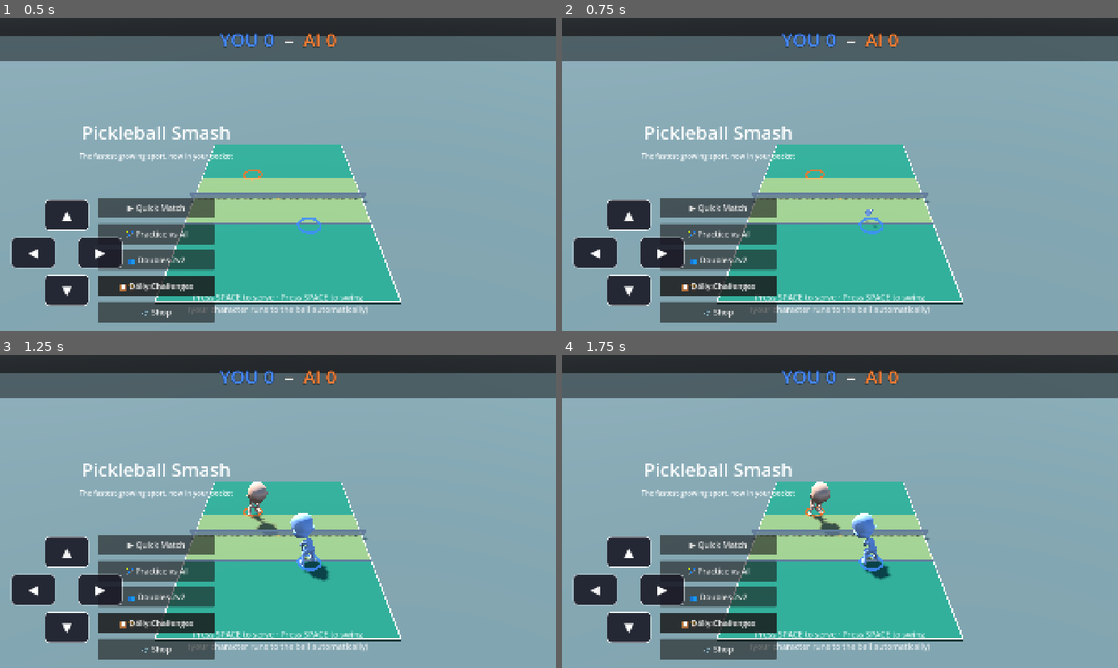
Above: before the commit, frames 1-4 (two rows, left to right).
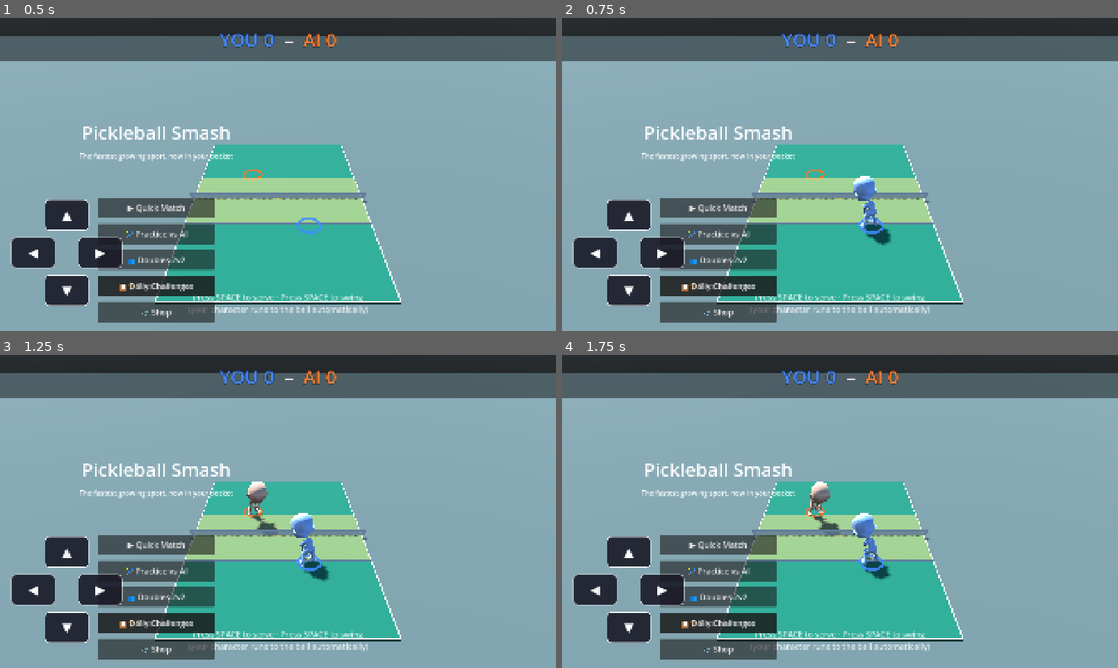
Above: after the commit, the same moments.

Repository: altafhssn/pickleball
Game: Godot game, scene res://scenes/Main.tscn
The game is run twice, just before and just after one commit, with the same random seed, the same clock (stepped at 60 frames per second) and the same inputs.
Inputs:
- Up to frame 1 (0.5 s): no input
- Up to frame 2 (0.75 s): click "▲" at 0.5 s
- Up to frame 3 (1.25 s): no input
- Up to frame 4 (1.75 s): click "◀" at 1.25 s

Frame 1 is identical in both runs. In frame 2, 0.6% of the frame differs, in the area x 52-60%, y 50-73%; in frame 3, less than 0.1%; in frame 4, less than 0.1%.

Commit message:
[fix] Vanishing characters: skinned-mesh cull margin
Root motion stripping wasn't the (whole) story. The real culprit is
Godot's skinned-mesh frustum culling: MeshInstance3D visibility is
tested against the REST-POSE AABB, so any animation that moves the
skeleton outside that box (smash lunge, run cycle, victory jump)
makes the renderer cull the mesh as 'off-screen' — the character
blinks out exactly while playing a shot, which is what the user has
been seeing.

extra_cull_margin = 4.0 on every MeshInstance3D under the character
(body + attached paddle), applied at setup after the paddle attach.

Co-Authored-By: Claude Fable 5 <noreply@anthropic.com>

Diff:
--- a/scripts/CharacterVisual.gd
+++ b/scripts/CharacterVisual.gd
@@ -65,6 +65,13 @@
 	_autoscale_model()
 	_collect_animations()
 	_attach_paddle()
+
+	# Skinned meshes are frustum-culled by their REST-POSE AABB. Animations
+	# that move the skeleton outside that box (smash lunges, runs) make the
+	# renderer think the mesh is off-screen and stop drawing it — the
+	# character literally vanishes mid-swing. A generous cull margin fixes it.
+	for mesh_node: Node in find_children("*", "MeshInstance3D", true, false):
+		(mesh_node as MeshInstance3D).extra_cull_margin = 4.0
 
 	anim_player.playback_default_blend_time = 0.15
 	anim_player.animation_finished.connect(_on_animation_finished)
